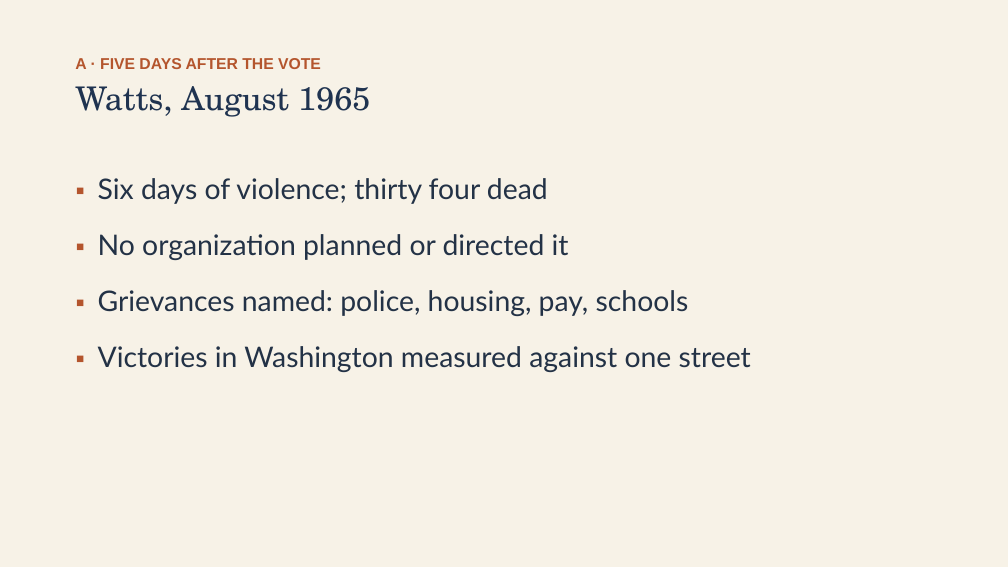
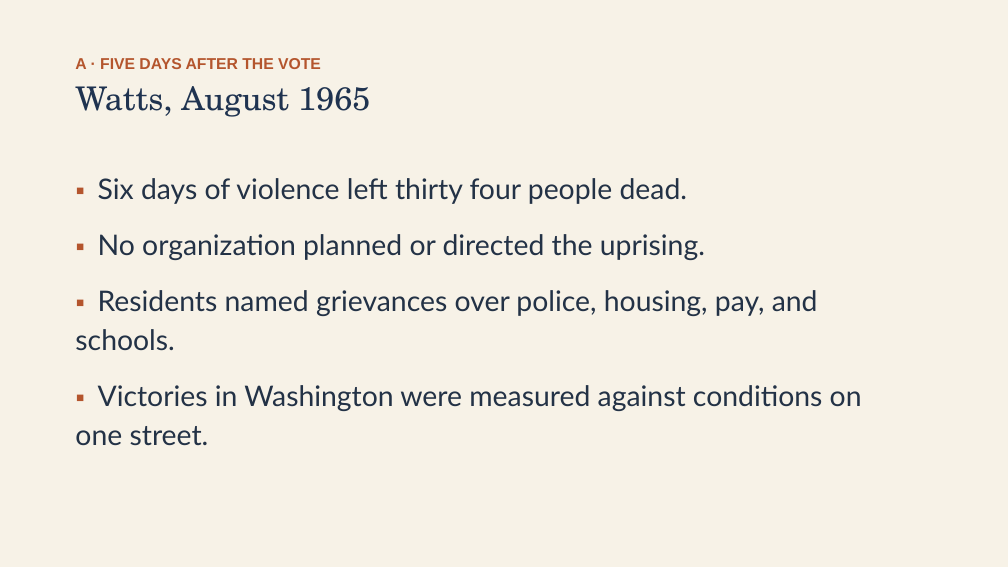
Before and after one commit to ab17gthb/humanities-curriculum-group, a slide deck: slide 5 of civil-rights/lesson-07/lesson-07-slides.pptx. Drawn at 1008x567 pixels with LibreOffice and Linux fonts; fonts in the diff are those of the drawing. Boxes give left, top, right and bottom in pixels: in the first picture for what was removed or moved away, otherwise in the second. Text is boxed around its words. In the diff, an @@ line names an element or a change of style, - is before the commit and + after.

```diff
--- a/civil-rights/lesson-07/lesson-07-slides.pptx
+++ b/civil-rights/lesson-07/lesson-07-slides.pptx
@@ text at [75,178,862,446]: text changed @@
-▪ Six days of violence; thirty four dead
-▪ No organization planned or directed it
-▪ Grievances named: police, housing, pay, schools
-▪ Victories in Washington measured against one street
+▪ Six days of violence left thirty four people dead.
+▪ No organization planned or directed the uprising.
+▪ Residents named grievances over police, housing, pay, and schools.
+▪ Victories in Washington were measured against conditions on one street.
```
Also in this commit, not shown: 9 other slides changed, 6 other files.
